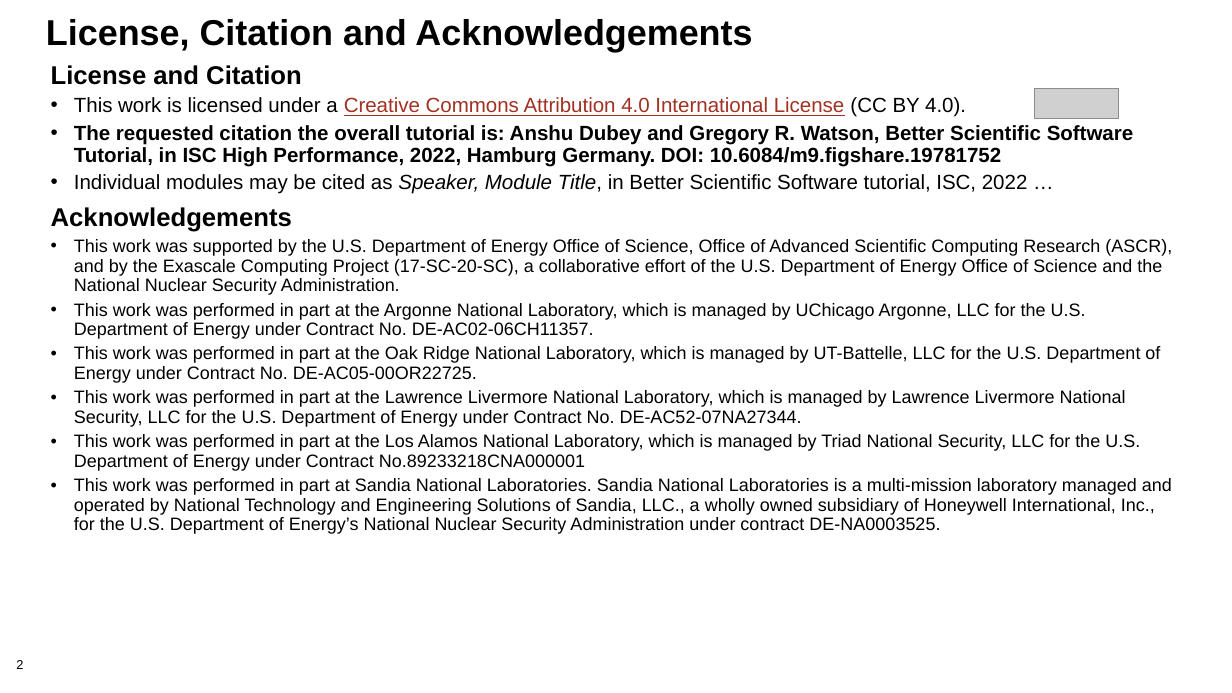
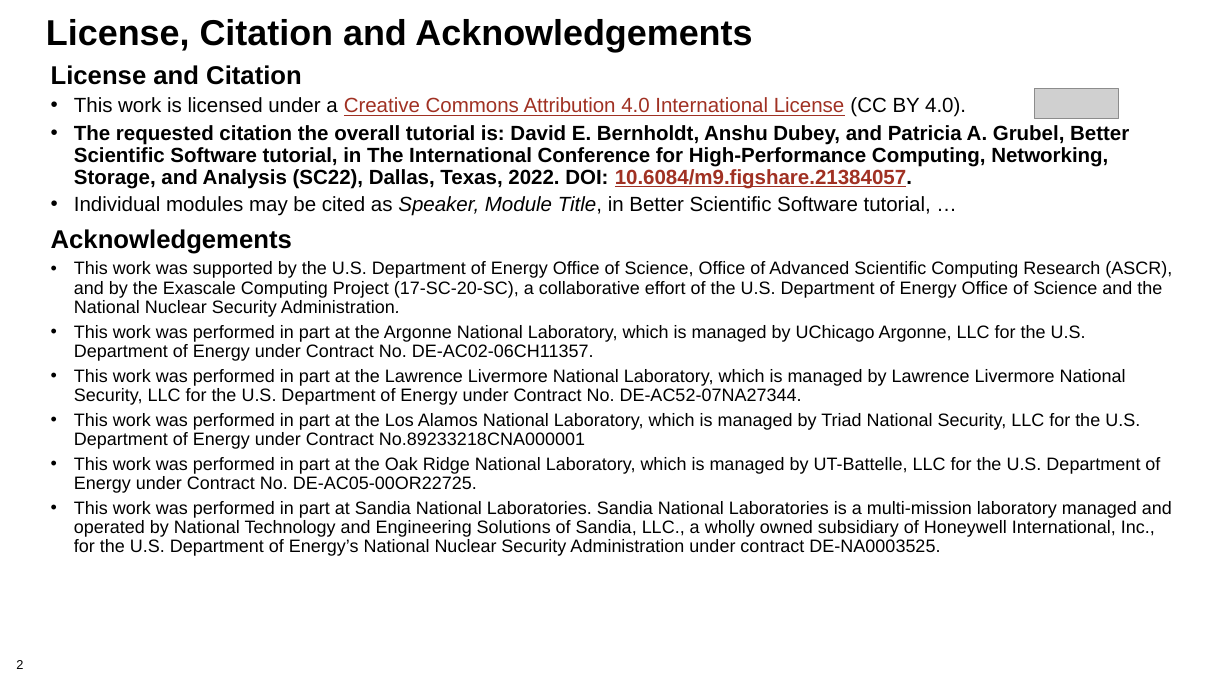
Before and after one commit to bssw-tutorial/presentations, a slide deck: slide 2 of design.pptx. Drawn at 1232x693 pixels with LibreOffice and Linux fonts; fonts in the diff are those of the drawing; grey boxes stand for pictures; background and template pictures are left out. Boxes give left, top, right and bottom in pixels: in the first picture for what was removed or moved away, otherwise in the second. Text is boxed around its words. In the diff, an @@ line names an element or a change of style, - is before the commit and + after.

Commit message:
Updates for SC22

```diff
--- a/design.pptx
+++ b/design.pptx
@@ text at [74, 125, 1129, 216]: text changed @@
-• The requested citation the overall tutorial is: Anshu Dubey and Gregory R. Watson, Better Scientific Software Tutorial, in ISC High Performance, 2022, Hamburg Germany. DOI: 10.6084/m9.figshare.19781752
-• Individual modules may be cited as Speaker, Module Title, in Better Scientific Software tutorial, ISC, 2022 …
+• The requested citation the overall tutorial is: David E. Bernholdt, Anshu Dubey, and Patricia A. Grubel, Better Scientific Software tutorial, in The International Conference for High-Performance Computing, Networking, Storage, and Analysis (SC22), Dallas, Texas, 2022. DOI: 10.6084/m9.figshare.21384057.
+• Individual modules may be cited as Speaker, Module Title, in Better Scientific Software tutorial, …
@@ text at [74, 346, 1160, 383]: paragraph removed @@
-• This work was performed in part at the Oak Ridge National Laboratory, which is managed by UT-Battelle, LLC for the U.S. Department of Energy under Contract No. DE-AC05-00OR22725.
@@ text at [74, 457, 1160, 493]: paragraph added @@
+• This work was performed in part at the Oak Ridge National Laboratory, which is managed by UT-Battelle, LLC for the U.S. Department of Energy under Contract No. DE-AC05-00OR22725.
```
Also in this commit, not shown: 1 other slide changed.
